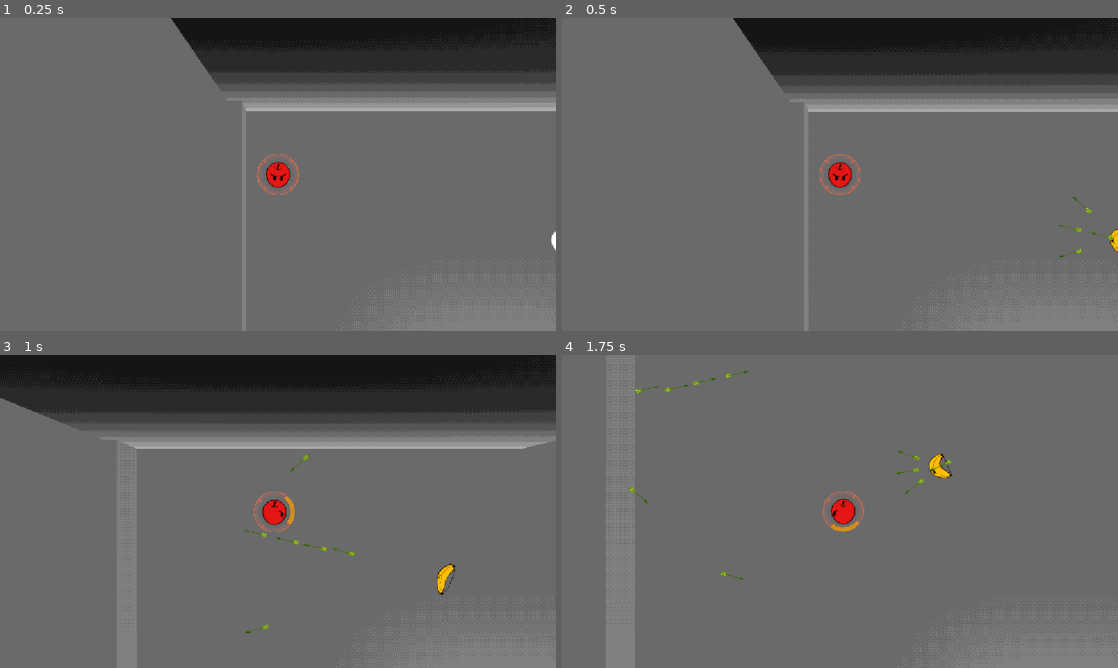
Above: before the commit, frames 1-4 (two rows, left to right).
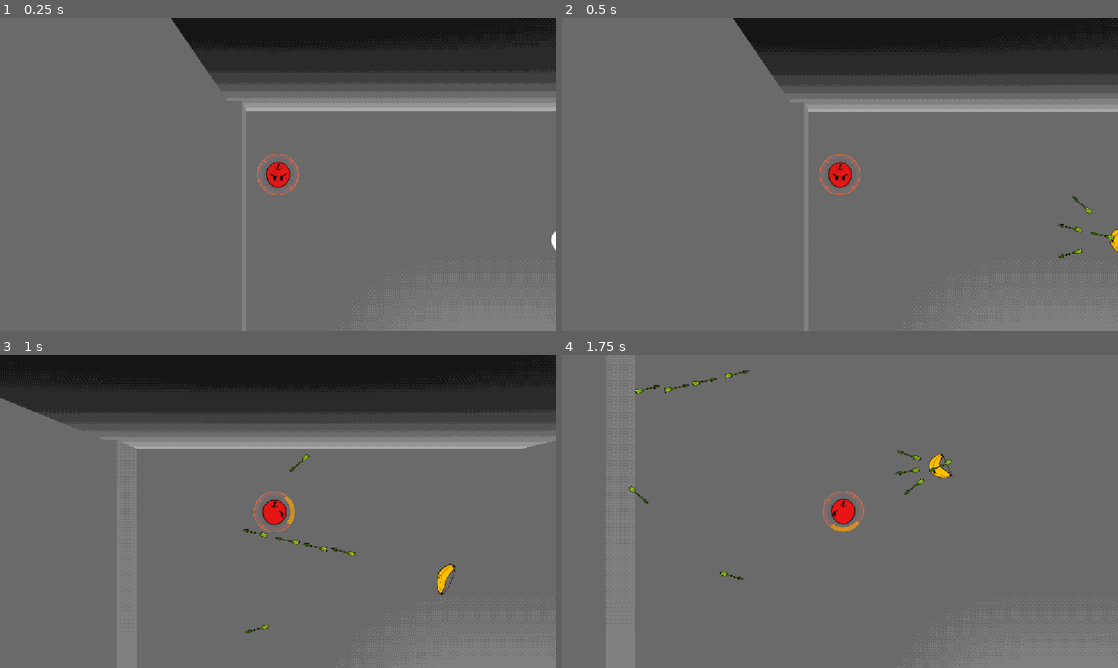
Above: after the commit, the same moments.

Repository: CasualShrub/arrow-head
Game: Godot game, scene res://scenes/levels/encounter.tscn
Two runs of this game, one before a commit and one after it. Both use one fixed random seed, a clock stepped at 60 frames per second and the inputs below. Sound files missing from this copy of the repository are replaced by a short silence.
Inputs (mouse positions are in pixels of both pictures, inside the frame that each line leads up to):
- Up to frame 1 (0.25 s): no input
- Up to frame 2 (0.5 s): no input
- Up to frame 3 (1 s): tap Enter at 0.5 s; move the mouse to (400, 495) at 0.52 s; hold D (move_right) from 0.53 s (still down); hold Space (fire) from 0.53 s (still down)
- Up to frame 4 (1.75 s): move the mouse to (728, 527) at 1.27 s; release D (move_right) at 1.28 s; release Space (fire) at 1.28 s; hold S (move_down) from 1.28 s (still down); tap R at 1.35 s

Frame 1 is identical in both runs. In frame 2, less than 0.1% of the frame differs, in the area x 89-100%, y 56-77%; in frame 3, 0.1%; in frame 4, 0.2%, in the area x 11-71%, y 4-72%.

Commit message:
implement 3D outline shader for arrow visibility

Diff:
--- a/scenes/arrows/arrow.tscn
+++ b/scenes/arrows/arrow.tscn
@@ -2,10 +2,20 @@
 
 [ext_resource type="Script" uid="uid://ddq3o77rdeao0" path="res://scripts/arrow.gd" id="1_arrow"]
 [ext_resource type="Texture2D" uid="uid://buqutmlha3vbg" path="res://assets/art/arrow/normal_arrow.png" id="2_d85th"]
+[ext_resource type="Shader" uid="uid://4cl7l7a1abfv" path="res://shaders/outline_3d.gdshader" id="3_outline"]
 
 [sub_resource type="CapsuleShape3D" id="CapsuleShape3D_23jat"]
 radius = 0.05
 height = 0.6
+
+[sub_resource type="ShaderMaterial" id="ShaderMaterial_outline"]
+resource_local_to_scene = true
+render_priority = 0
+shader = ExtResource("3_outline")
+shader_parameter/tex = ExtResource("2_d85th")
+shader_parameter/line_color = Color(0.05, 0.05, 0.05, 1)
+shader_parameter/line_thickness = 2.0
+shader_parameter/tex_pixel_size = Vector2(0.005, 0.005)
 
 [node name="Arrow" type="CharacterBody3D" unique_id=201688871]
 collision_layer = 2
@@ -24,5 +34,6 @@
 
 [node name="Sprite3D" type="Sprite3D" parent="." unique_id=1125079801]
 transform = Transform3D(-0.385, 3.365777e-08, 1.4712277e-15, 0, -1.6828885e-08, 0.385, 3.365777e-08, 0.385, 1.6828885e-08, 0, 0, 0)
+material_override = SubResource("ShaderMaterial_outline")
 double_sided = false
 texture = ExtResource("2_d85th")
--- a/scripts/arrow.gd
+++ b/scripts/arrow.gd
@@ -21,6 +21,7 @@
 @export var decay_time := -1.0
 
 @onready var _collider: CollisionShape3D = %Collider
+@onready var _sprite: Sprite3D = $Sprite3D
 
 signal hit(target: Player)
 signal finished
@@ -117,6 +118,17 @@
 
 func _ready() -> void:
 	_apply_team()
+	_apply_outline()
+
+func _apply_outline() -> void:
+	if not _sprite or not _sprite.texture:
+		return
+	var mat := _sprite.material_override
+	if mat is ShaderMaterial:
+		mat.set_shader_parameter("tex", _sprite.texture)
+		var s := _sprite.texture.get_size()
+		if s.x > 0 and s.y > 0:
+			mat.set_shader_parameter("tex_pixel_size", Vector2(1.0 / s.x, 1.0 / s.y))
 
 func _physics_process(delta: float) -> void:
 	_life += delta
